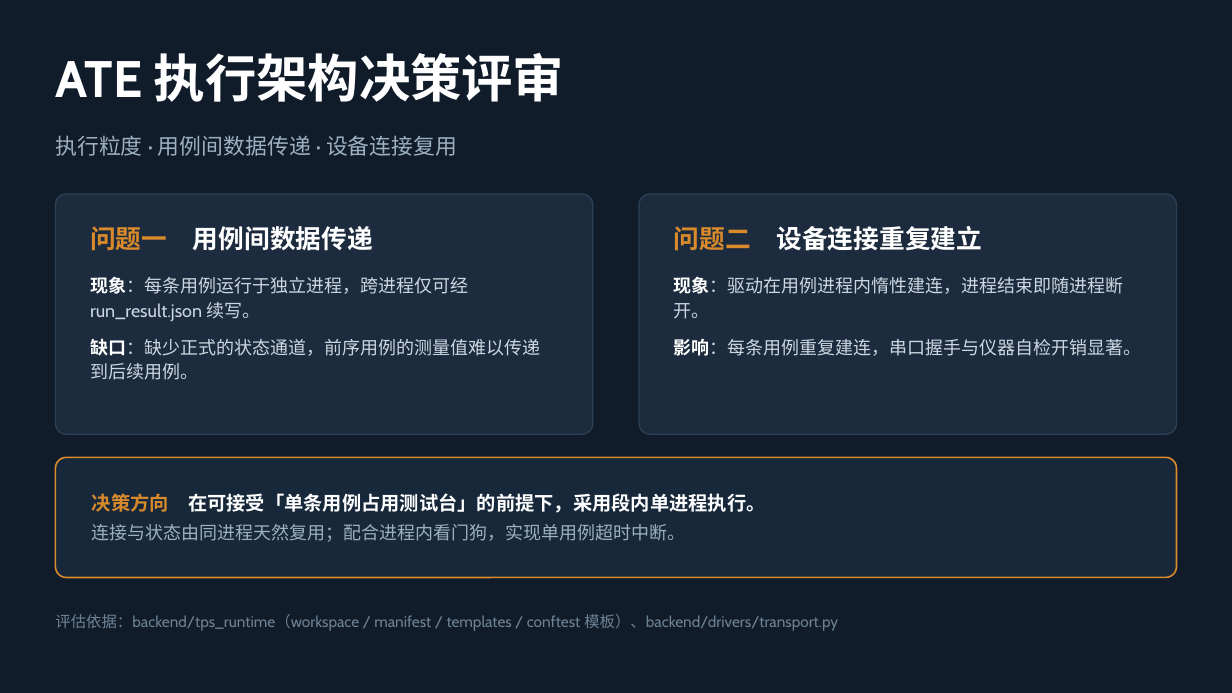
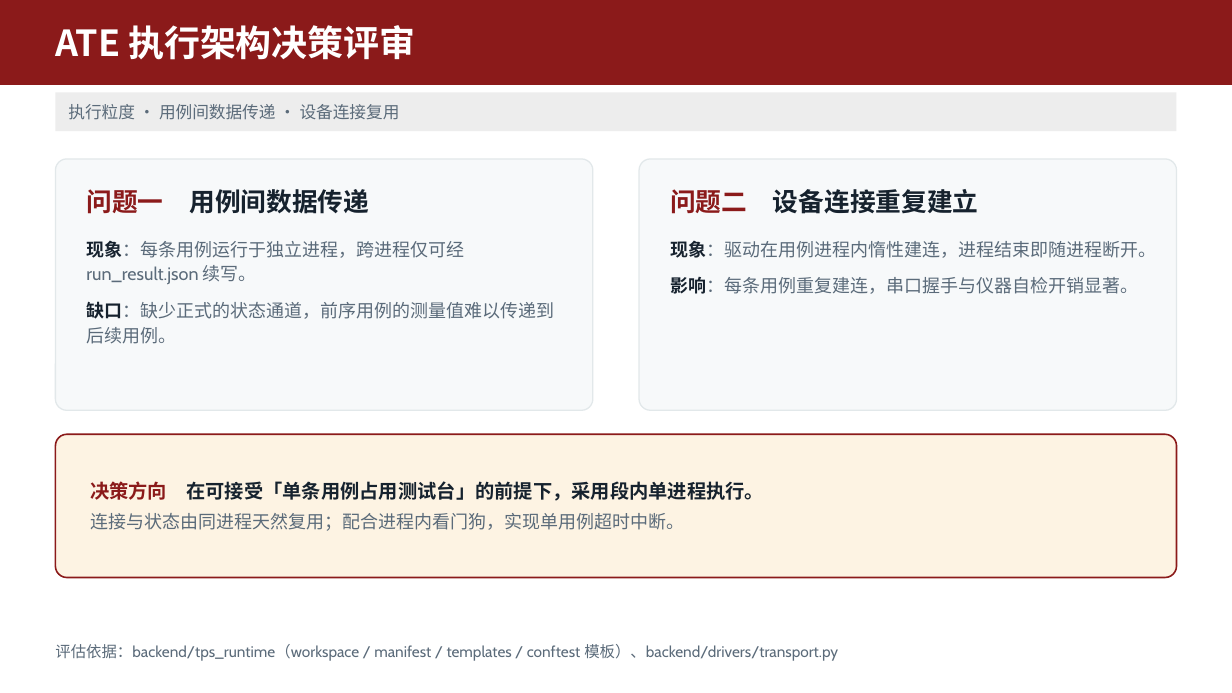
Before and after one commit to KenerlMage/ATEDemo, a slide deck: slide 2 of docs/测试执行方案.pptx (slide 1 before the commit). Drawn at 1232x693 pixels with LibreOffice and Linux fonts; fonts in the diff are those of the drawing. Boxes give left, top, right and bottom in pixels: in the first picture for what was removed or moved away, otherwise in the second. Text is boxed around its words. In the diff, an @@ line names an element or a change of style, - is before the commit and + after.

Commit message:
docs: 测试执行方案 置顶新增「三方案逻辑视图」页，统一深红标题/灰底副标题版式

```diff
--- a/docs/测试执行方案.pptx
+++ b/docs/测试执行方案.pptx
@@ background #101C2A to #FFFFFF @@
@@ rectangle "ATE 执行架构决策评审": place and size @@
-rectangle "ATE 执行架构决策评审" at (55,53,564,102)
+rectangle "ATE 执行架构决策评审" at (0,0,1232,85)
@@ rectangle "ATE 执行架构决策评审" at (0,0,1232,85): size 40 to 28 pt, font Cabin to Noto Sans CJK SC; vertical alignment top to middle; fill none to #8B1A1A @@
@@ rectangle "执行粒度 · 用例间数据传递 · 设备连接复用": place and size @@
-rectangle "执行粒度 · 用例间数据传递 · 设备连接复用" at (55,135,457,156)
+rectangle "执行粒度 · 用例间数据传递 · 设备连接复用" at (55,92,1177,131)
@@ rectangle "执行粒度 · 用例间数据传递 · 设备连接复用" at (55,92,1177,131): size 17 to 13 pt, font Cabin to Noto Sans CJK SC, text colour #9DB0C2 to #5B6B7A; vertical alignment top to middle; fill none to #EDEDED @@
@@ rounded rectangle "问题一 用例间数据传递": place and size @@
-rounded rectangle "问题一 用例间数据传递" at (55,194,593,434)
+rounded rectangle "问题一 用例间数据传递" at (55,159,593,410)
@@ rounded rectangle "问题一 用例间数据传递" at (55,159,593,410): text colour #D98A2B to #8B1A1A in "问题一"; text colour #FFFFFF to #16222E in "用例间数据传递", "现象：每条用例运行于独立进程，跨进程仅可经", "缺口：缺少正式的状态通道，前序用例的测量值难以传递到后续用例。"; text colour #CBD7E2 to #5B6B7A in "现象：每条用例运行于独立进程，跨进程仅可经 run_result.json 续写。", "缺口：缺少正式的状态通道，前序用例的测量值难以传递到后续用例。"; fill #1C2C3E to #F7F9FA; outline #2C4056 1 pt to #E2E8EA 1 pt @@
@@ rounded rectangle "问题二 设备连接重复建立": place and size @@
-rounded rectangle "问题二 设备连接重复建立" at (640,194,1177,434)
+rounded rectangle "问题二 设备连接重复建立" at (640,159,1177,410)
@@ rounded rectangle "问题二 设备连接重复建立" at (640,159,1177,410): text colour #D98A2B to #8B1A1A in "问题二"; text colour #FFFFFF to #16222E in "设备连接重复建立", "现象：驱动在用例进程内惰性建连，进程结束即随进程断开。", "影响：每条用例重复建连，串口握手与仪器自检开销显著。"; text colour #CBD7E2 to #5B6B7A in "现象：驱动在用例进程内惰性建连，进程结束即随进程断开。", "影响：每条用例重复建连，串口握手与仪器自检开销显著。"; fill #1C2C3E to #F7F9FA; outline #2C4056 1 pt to #E2E8EA 1 pt @@
@@ rounded rectangle "决策方向 在可接受「单条用例占用测试台」的前提下，采用段内单进程执行。": place and size @@
-rounded rectangle "决策方向 在可接受「单条用例占用测试台」的前提下，采用段内单进程执行。" at (55,457,1177,578)
+rounded rectangle "决策方向 在可接受「单条用例占用测试台」的前提下，采用段内单进程执行。" at (55,434,1177,578)
@@ rounded rectangle "决策方向 在可接受「单条用例占用测试台」的前提下，采用段内单进程执行。" at (55,434,1177,578): text colour #D98A2B to #8B1A1A in "决策方向"; text colour #FFFFFF to #16222E in "在可接受「单条用例占用测试台」的前提下，采用段内单进程执行。"; text colour #9DB0C2 to #5B6B7A in "连接与状态由同进程天然复用；配合进程内看门狗，实现单用例超时中断。"; fill #16283A to #FDF3E3; outline #D98A2B 1.25 pt to #8B1A1A 1.25 pt; proportions changed @@
@@ text "评估依据：backend/tps_runtime（workspace / manifest / templates ...": place and size @@
-text "评估依据：backend/tps_runtime（workspace / manifest / templates ..." at (55,614,838,631)
+text "评估依据：backend/tps_runtime（workspace / manifest / templates ..." at (55,644,838,661)
@@ text "评估依据：backend/tps_runtime（workspace / manifest / templates ..." at (55,644,838,661): text colour #6E8296 to #5B6B7A @@
```
Also in this commit, not shown: 1 other slide changed, 2 slides added, 1 slide removed, 1 other file.
